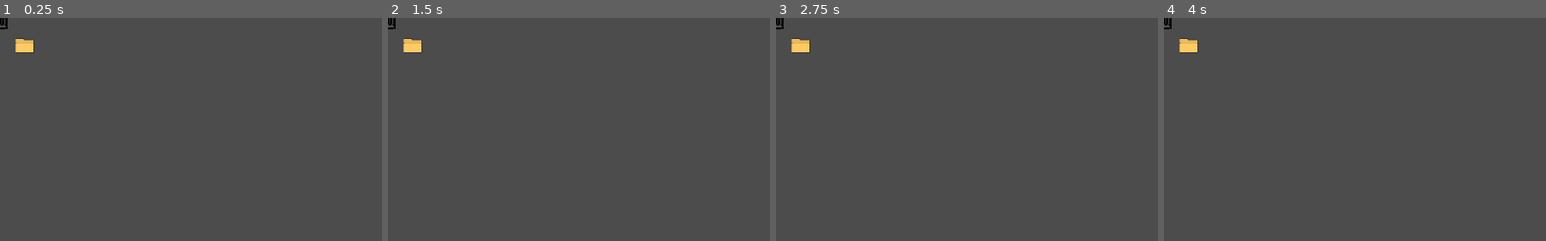
Above: before the commit, frames 1-4 (left to right).
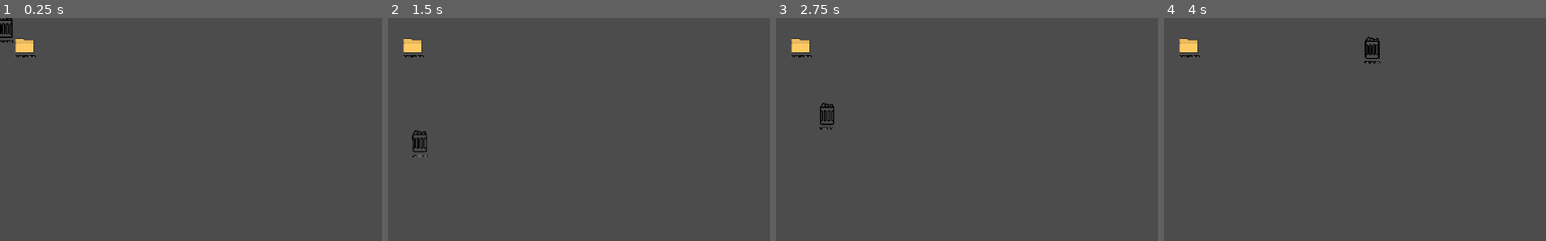
Above: after the commit, the same moments.

Repository: QbieShay/TuttoPizza
Game: Godot game, scene res://VirtualOS/Minigames/SketchyTrashcan/SketchyTrashcan.tscn
The game is run twice, just before and just after one commit, with the same random seed, the same clock (stepped at 60 frames per second) and the same inputs. This scene is started directly instead of the project's main scene.
Inputs (mouse positions are % of the whole screen's width and height, from its top left):
- Up to frame 1 (0.25 s): no input
- Up to frame 2 (1.5 s): tap Enter at 0.5 s; move the mouse to (72, 45) at 0.52 s; click (72, 45) at 0.67 s; move the mouse to (30, 55) at 1.27 s; click (30, 55) at 1.42 s
- Up to frame 3 (2.75 s): move the mouse to (60, 28) at 2.02 s; click (60, 28) at 2.17 s
- Up to frame 4 (4 s): move the mouse to (45, 70) at 2.77 s; click (45, 70) at 2.92 s; move the mouse to (80, 65) at 3.52 s; click (80, 65) at 3.67 s
The pictures show only the part of the screen within x 0-50%, y 0-50%; the shares and areas given below are measured in that part.

The runs differ from the first frame. In frame 1, 0.3% of the frame differs, in the area x 0-10%, y 0-18%; in frame 2, 0.4%; in frame 3, 0.3%; in frame 4, 0.4%, in the area x 0-57%, y 0-21%.

Commit message:
Movimenti per il cestino, callback clippy, sistemati collider

Diff:
--- a/VirtualOS/Desktop/Folder/Folder.tscn
+++ b/VirtualOS/Desktop/Folder/Folder.tscn
@@ -16,6 +16,7 @@
 texture = ExtResource( 1 )
 
 [node name="Name" parent="." instance=ExtResource( 2 )]
+margin_left = -131.894
 margin_top = 119.804
 margin_bottom = 169.804
 custom_styles/read_only = SubResource( 1 )
--- a/VirtualOS/Desktop/Folder/FolderLabel.tscn
+++ b/VirtualOS/Desktop/Folder/FolderLabel.tscn
@@ -1,4 +1,6 @@
-[gd_scene load_steps=3 format=2]
+[gd_scene load_steps=5 format=2]
+
+[ext_resource path="res://Assets/VirtualOS/RETRO COMPUTER_DEMO.TTF" type="DynamicFontData" id=1]
 
 [sub_resource type="StyleBoxEmpty" id=1]
 
@@ -9,6 +11,12 @@
 border_width_right = 2
 border_width_bottom = 2
 
+[sub_resource type="DynamicFont" id=3]
+size = 30
+outline_size = 4
+outline_color = Color( 0, 0, 0, 1 )
+font_data = ExtResource( 1 )
+
 [node name="Name" type="LineEdit"]
 margin_left = -131.894
 margin_top = 168.625
@@ -16,10 +24,12 @@
 margin_bottom = 218.625
 custom_styles/read_only = SubResource( 1 )
 custom_styles/normal = SubResource( 2 )
+custom_fonts/font = SubResource( 3 )
 custom_colors/clear_button_color_pressed = Color( 0, 0, 0, 1 )
 custom_colors/font_color = Color( 1, 1, 1, 1 )
 align = 1
 editable = false
+expand_to_text_length = true
 placeholder_text = "Trashcan"
 placeholder_alpha = 1.0
 caret_blink = true
--- a/VirtualOS/Minigames/SketchyTrashcan/SketchyTrashcan.gd
+++ b/VirtualOS/Minigames/SketchyTrashcan/SketchyTrashcan.gd
@@ -1,15 +1,19 @@
 extends Control
 
-# Declare member variables here. Examples:
-# var a = 2
-# var b = "text"
+export(int) var first_advice_mistake_count = 2
+export(int) var second_advice_mistake_count = 5
+export(int) var solution_advice_mistake_count = 10
+
+onready var trashcan = $Trashcan
+onready var mistakes_count = 0
 
 # Called when the node enters the scene tree for the first time.
 func _ready():
 	hint_clippy_intro()
 
 
-# clippy stuff
+############### clippy stuff ###############
+# Every function offered by the clippy singleton will need a timer or a queue on the clippy singleton to avoid spam
 func hint_clippy_intro():
 	pass
 func hint_clippy_wrong_file_deleted():
@@ -21,6 +25,14 @@
 func hint_clippy_solution():
 	pass
 
+func _on_Trashcan_player_mistake():
+	mistakes_count+=1
+	if mistakes_count >= solution_advice_mistake_count:
+		hint_clippy_solution()
+	elif mistakes_count >= second_advice_mistake_count:
+		hint_clippy_second_advice()
+	elif mistakes_count >= first_advice_mistake_count:
+		hint_clippy_first_advice()
 
-func get_scene_bounds():
-	return self.get_rect()
+func _on_Trashcan_wrong_file_deleted():
+	hint_clippy_wrong_file_deleted()
--- a/VirtualOS/Minigames/SketchyTrashcan/SketchyTrashcan.tscn
+++ b/VirtualOS/Minigames/SketchyTrashcan/SketchyTrashcan.tscn
@@ -1,15 +1,20 @@
-[gd_scene load_steps=7 format=2]
+[gd_scene load_steps=8 format=2]
 
 [ext_resource path="res://VirtualOS/Minigames/SketchyTrashcan/SketchyTrashcan.gd" type="Script" id=1]
 [ext_resource path="res://VirtualOS/Desktop/Folder/Folder.tscn" type="PackedScene" id=2]
 [ext_resource path="res://VirtualOS/Minigames/SketchyTrashcan/Trashcan.gd" type="Script" id=3]
 [ext_resource path="res://VirtualOS/Desktop/Trashcan/Trashcan.tscn" type="PackedScene" id=4]
 
-[sub_resource type="RectangleShape2D" id=1]
-extents = Vector2( 129.852, 133.447 )
+[sub_resource type="CircleShape2D" id=2]
+radius = 177.291
 
-[sub_resource type="RectangleShape2D" id=2]
-extents = Vector2( 10, 14.5589 )
+[sub_resource type="CapsuleShape2D" id=3]
+radius = 13.9737
+height = 11.1705
+
+[sub_resource type="CapsuleShape2D" id=4]
+radius = 31.5008
+height = 11.349
 
 [node name="SketchyTrashcan" type="Control"]
 anchor_right = 1.0
@@ -23,18 +28,19 @@
 scale = Vector2( 0.1, 0.1 )
 
 [node name="Look" parent="Folder" instance=ExtResource( 2 )]
-scale = Vector2( 1, 1 )
 
 [node name="Collider" type="CollisionShape2D" parent="Folder"]
-position = Vector2( -1.03052, 25.7639 )
-scale = Vector2( 1, 1 )
-shape = SubResource( 1 )
+position = Vector2( -3.18216, 2.504 )
+shape = SubResource( 2 )
 
 [node name="Trashcan" type="KinematicBody2D" parent="."]
 script = ExtResource( 3 )
 
 [node name="Collider" type="CollisionShape2D" parent="Trashcan"]
-shape = SubResource( 2 )
+shape = SubResource( 3 )
+
+[node name="FleeCollider" type="CollisionShape2D" parent="Trashcan"]
+shape = SubResource( 4 )
 
 [node name="Look" parent="Trashcan" instance=ExtResource( 4 )]
 scale = Vector2( 0.1, 0.1 )
@@ -42,16 +48,41 @@
 [node name="FleeCooldown" type="Timer" parent="Trashcan"]
 one_shot = true
 
-[node name="RayDown" type="RayCast2D" parent="Trashcan"]
-cast_to = Vector2( 0, 15 )
+[node name="SpeedInterpolation" type="Tween" parent="Trashcan"]
 
-[node name="RayLeft" type="RayCast2D" parent="Trashcan"]
-cast_to = Vector2( 10, 0 )
+[node name="PathChecker" type="RayCast2D" parent="Trashcan"]
 
-[node name="RayRight" type="RayCast2D" parent="Trashcan"]
-cast_to = Vector2( -10, 0 )
+[node name="TrashSpot1" type="Position2D" parent="." groups=[
+"trashcan_flee_points",
+]]
+position = Vector2( 110, 40 )
 
-[node name="RayUp" type="RayCast2D" parent="Trashcan"]
-cast_to = Vector2( 0, -15 )
+[node name="TrashSpot2" type="Position2D" parent="." groups=[
+"trashcan_flee_points",
+]]
+position = Vector2( 280, 39.9762 )
 
+[node name="TrashSpot3" type="Position2D" parent="." groups=[
+"trashcan_flee_points",
+]]
+position = Vector2( 52.3271, 220 )
+
+[node name="TrashSpot4" type="Position2D" parent="." groups=[
+"trashcan_flee_points",
+]]
+position = Vector2( 210, 150 )
+
+[node name="TrashSpot5" type="Position2D" parent="." groups=[
+"trashcan_flee_points",
+]]
+position = Vector2( 290, 220 )
+
+[node name="TrashSpot6" type="Position2D" parent="." groups=[
+"trashcan_flee_points",
+]]
+position = Vector2( 70, 120 )
+
+[connection signal="player_mistake" from="Trashcan" to="." method="_on_Trashcan_player_mistake"]
+[connection signal="wrong_file_deleted" from="Trashcan" to="." method="_on_Trashcan_wrong_file_deleted"]
 [connection signal="timeout" from="Trashcan/FleeCooldown" to="Trashcan" method="_on_FleeCooldown_timeout"]
+[connection signal="tween_completed" from="Trashcan/SpeedInterpolation" to="Trashcan" method="_on_SpeedInterpolation_tween_completed"]
--- a/VirtualOS/Minigames/SketchyTrashcan/Trashcan.gd
+++ b/VirtualOS/Minigames/SketchyTrashcan/Trashcan.gd
@@ -1,42 +1,71 @@
-extends Sprite
+extends KinematicBody2D
 
-onready var timer = $FleeCooldown
-onready var ray_down = $RayDown
-onready var ray_left = $RayLeft
-onready var ray_right = $RayRight
-onready var ray_up = $RayUp
+onready var flee_cooldown = $FleeCooldown
+onready var flee_interpolation = $FleeCooldown
+onready var flee_range = $FleeCollider
+onready var bin_range = $Collider
+onready var can_flee = true
+onready var is_moving = false
+onready var path_checker = $PathChecker
+onready var interpolator = $SpeedInterpolation
+onready var current_point = -1
+onready var flee_points = get_tree().get_nodes_in_group("trashcan_flee_points")
+
+signal player_mistake
+signal wrong_file_deleted
 
 func _ready():
-	self.father_node = __get_father_node()
-	self.bounds = __get_bounds()
+	randomize()
 
-func flee_from_threat():
-	# flee stuff...
+func _process(delta):
+	if can_flee and not is_moving and __needs_to_flee():
+		__flee_from_threat()
 
+func __needs_to_flee():
+	# stub for now
+	return true
+
+func __pick_a_point_to_go():
+		# get a random point from the array
+	var cur_size = flee_points.size()
+	var point = randi() % cur_size
+
+	# address to avoid chosing the same point we are now
+	if point == current_point:
+		print("same_point")
+		point = point-1 if point > 0 else point+1
+	return point
+
+func __flee_from_threat():
 	__start_flee_cooldown()
 
-func __get_father_node():
-	return get_node("../")
+	var point = __pick_a_point_to_go()
 
-func __get_bounds():
-	return __get_father_node().get_rect()
+	# cast the ray to that point
+	path_checker.cast_to = flee_points[point].position
+	path_checker.force_raycast_update()
 
-func _callback_folder_enter_zone():
-	if __can_flee():
-		flee_from_threat()
+	# travel to destination, whether it's a folder or a point
+	var destination = path_checker.get_collision_point() if path_checker.is_colliding() else flee_points[point].position
+	interpolator.interpolate_property(self, 'position', self.position, destination, 1.0, Tween.TRANS_QUAD, Tween.EASE_OUT)
+	interpolator.start()
+	is_moving = true
 
+	# set the current chosen point
+	current_point = point
 
+	# notify of the player mistake
+	emit_signal("player_mistake")
+
+func __start_flee_cooldown():
+	can_flee = false
+	flee_cooldown.start()
 
 func _on_FleeCooldown_timeout():
-	# let the bin flee again
 	__enable_flee()
 
 func __enable_flee():
-	self.can_flee = true
+	can_flee = true
 
-func __start_flee_cooldown():
-	self.can_flee = false
-	timer.start()
-
-func __can_flee():
-	return self.can_flee
+func _on_SpeedInterpolation_tween_completed(object, key):
+	is_moving = false
